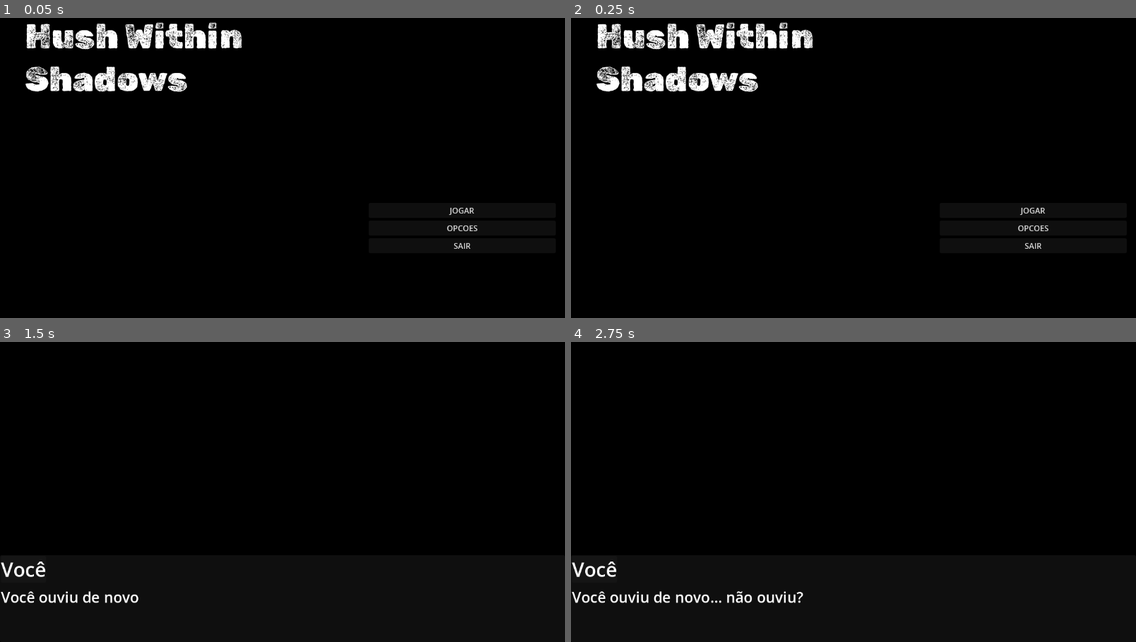
Above: before the commit, frames 1-4 (two rows, left to right).
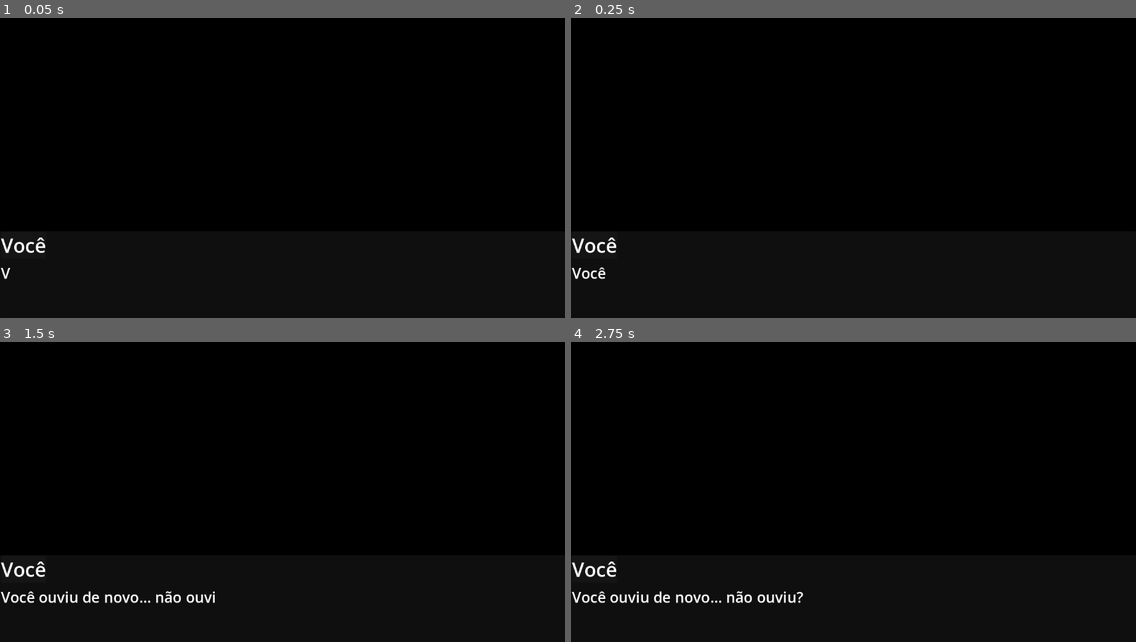
Above: after the commit, the same moments.

Repository: dandat309/Hush-Within-Shadows
Game: Godot game, scene res://Cenas/Introducao.tscn
Two runs of this game, one before a commit and one after it. Both use one fixed random seed, a clock stepped at 60 frames per second and the inputs below. Before the commit the project starts from res://Cenas/tela_menu.tscn.
Inputs (mouse positions are in pixels of both pictures, inside the frame that each line leads up to):
- Up to frame 1 (0.05 s): no input
- Up to frame 2 (0.25 s): no input
- Up to frame 3 (1.5 s): click (463, 552) at 0.5 s, where only the run before the commit has a clickable "OPCOES"
- Up to frame 4 (2.75 s): no input

The runs differ from the first frame. In frame 1, 4.0% of the frame differs, in the area x 0-85%, y 1-88%; in frame 2, 4.1%; in frame 3, 0.2%; in frame 4, nothing differs.

Commit message:
Add files via upload

Diff:
--- a/Cenas/Introducao.tscn
+++ b/Cenas/Introducao.tscn
@@ -23,7 +23,6 @@
 color = Color(0, 0, 0, 1)
 
 [node name="FundoCaixa" type="Panel" parent="."]
-layout_direction = 4
 layout_mode = 1
 anchors_preset = 12
 anchor_top = 1.0
--- /dev/null
+++ b/Cenas/telaInicio.tscn
@@ -0,0 +1,136 @@
+[gd_scene load_steps=8 format=3 uid="uid://lcxxhrgwyqhc"]
+
+[ext_resource type="Script" uid="uid://ddasojdr2ex1l" path="res://scripst/tela_menu.gd" id="1_l142i"]
+[ext_resource type="FontFile" uid="uid://dkbs6g2kx5gec" path="res://Font/RubikDirt-Regular.ttf" id="2_wmvt7"]
+[ext_resource type="AudioStream" uid="uid://bv50m7c13qoh" path="res://Sons/howling-wind-109590.mp3" id="3_hdk3u"]
+[ext_resource type="AudioStream" uid="uid://caishplhblnbw" path="res://Sons/mouse-click-331781.mp3" id="4_av0s0"]
+
+[sub_resource type="Animation" id="Animation_3b2dc"]
+length = 0.001
+tracks/0/type = "value"
+tracks/0/imported = false
+tracks/0/enabled = true
+tracks/0/path = NodePath(".:modulate:a")
+tracks/0/interp = 1
+tracks/0/loop_wrap = true
+tracks/0/keys = {
+"times": PackedFloat32Array(0),
+"transitions": PackedFloat32Array(1),
+"update": 0,
+"values": [0.0]
+}
+
+[sub_resource type="Animation" id="Animation_7m076"]
+resource_name = "fade_out"
+tracks/0/type = "value"
+tracks/0/imported = false
+tracks/0/enabled = true
+tracks/0/path = NodePath(".:modulate:a")
+tracks/0/interp = 1
+tracks/0/loop_wrap = true
+tracks/0/keys = {
+"times": PackedFloat32Array(0.1, 0.933333),
+"transitions": PackedFloat32Array(1, 1),
+"update": 0,
+"values": [0.0, 1.0]
+}
+
+[sub_resource type="AnimationLibrary" id="AnimationLibrary_3b2dc"]
+_data = {
+&"RESET": SubResource("Animation_3b2dc"),
+&"fade_out": SubResource("Animation_7m076")
+}
+
+[node name="telaInicio" type="Control"]
+layout_mode = 3
+anchors_preset = 15
+anchor_right = 1.0
+anchor_bottom = 1.0
+offset_left = -10.0
+offset_right = -10.0
+grow_horizontal = 2
+grow_vertical = 2
+script = ExtResource("1_l142i")
+
+[node name="Fundo" type="ColorRect" parent="."]
+layout_mode = 1
+anchors_preset = 15
+anchor_right = 1.0
+anchor_bottom = 1.0
+offset_left = 3.0
+offset_right = 15.0
+grow_horizontal = 2
+grow_vertical = 2
+color = Color(0, 0, 0, 1)
+
+[node name="Titulo" type="Label" parent="."]
+layout_direction = 2
+layout_mode = 0
+offset_left = 61.0
+offset_top = 32.0
+offset_right = 536.0
+offset_bottom = 247.0
+theme_override_fonts/font = ExtResource("2_wmvt7")
+theme_override_font_sizes/font_size = 70
+text = "Hush Within Shadows"
+autowrap_mode = 3
+
+[node name="VBoxContainer" type="VBoxContainer" parent="."]
+layout_mode = 1
+anchors_preset = 8
+anchor_left = 0.5
+anchor_top = 0.5
+anchor_right = 0.5
+anchor_bottom = 0.5
+offset_left = 186.0
+offset_top = 81.0
+offset_right = 567.0
+offset_bottom = 200.0
+grow_horizontal = 2
+grow_vertical = 2
+theme_override_constants/separation = 5
+alignment = 1
+
+[node name="BotaoJogar" type="Button" parent="VBoxContainer"]
+layout_mode = 2
+text = "JOGAR"
+
+[node name="BotaoSom" type="Button" parent="VBoxContainer"]
+layout_mode = 2
+text = "OPCOES"
+
+[node name="BotaoSair" type="Button" parent="VBoxContainer"]
+layout_mode = 2
+text = "SAIR"
+
+[node name="SonsAmbiente" type="AudioStreamPlayer" parent="."]
+stream = ExtResource("3_hdk3u")
+volume_db = -10.0
+autoplay = true
+
+[node name="SonsClique" type="AudioStreamPlayer" parent="."]
+stream = ExtResource("4_av0s0")
+volume_db = 24.0
+
+[node name="FadeRect" type="ColorRect" parent="."]
+physics_interpolation_mode = 0
+modulate = Color(1, 1, 1, 0)
+layout_mode = 1
+anchors_preset = 15
+anchor_right = 1.0
+anchor_bottom = 1.0
+offset_right = 16.0
+grow_horizontal = 2
+grow_vertical = 2
+mouse_filter = 2
+color = Color(0, 0, 0, 1)
+
+[node name="AnimationPlayer" type="AnimationPlayer" parent="."]
+root_node = NodePath("../FadeRect")
+libraries = {
+&"": SubResource("AnimationLibrary_3b2dc")
+}
+
+[connection signal="pressed" from="VBoxContainer/BotaoJogar" to="." method="_on_botao_jogar_pressed"]
+[connection signal="pressed" from="VBoxContainer/BotaoSom" to="." method="_on_botao_som_pressed"]
+[connection signal="pressed" from="VBoxContainer/BotaoSair" to="." method="_on_botao_sair_pressed"]
--- a/Scripst/caixa_dialogo.gd
+++ b/Scripst/caixa_dialogo.gd
@@ -41,6 +41,6 @@
 		else:
 			indice += 1
 			if indice >= falas.size():
-				get_tree().change_scene_to_file("res://Cenas/tela_menu.tscn")
+				get_tree().change_scene_to_file("res://Cenas/Porao.tscn")
 			else:
 				iniciar_texto()
--- a/Scripst/telajogo.gd
+++ b/Scripst/telajogo.gd
@@ -5,3 +5,11 @@
 
 func _on_back_pressed() -> void:
 	get_tree().change_scene_to_file("res://tela_saves.tscn")
+
+
+func _on_texture_button_pressed():
+	print("Botão pressionado!")
+
+
+func _on_texture_button_2_pressed():
+	print("Botão pressionado!")
--- a/project.godot
+++ b/project.godot
@@ -11,7 +11,7 @@
 [application]
 
 config/name="Hush-within-shadows-main"
-run/main_scene="uid://lcxxhrgwyqhc"
+run/main_scene="res://Cenas/Introducao.tscn"
 config/features=PackedStringArray("4.4", "GL Compatibility")
 config/icon="res://sprites/icon.svg"
 
Binary file added: Sprites/ouija board.png
Not shown, added: Sprites/ouija board.png.import
Binary file added: Sprites/porao.png
Not shown, added: Sprites/porao.png.import
